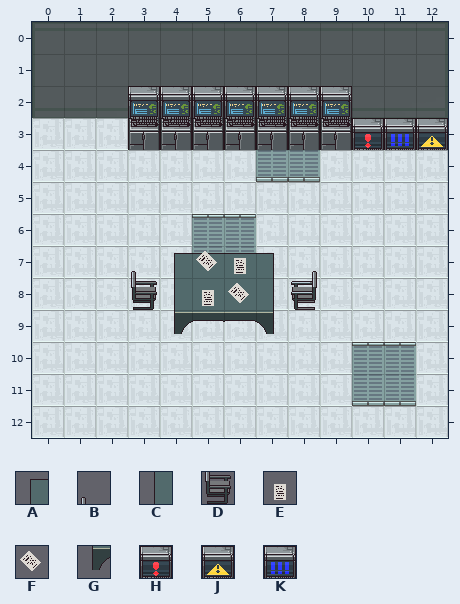
Tiled map -- android/assets/ProgBotsLevel3.tmx. That is the earlier state.
Cells are 32x32 px. Shown: x 0..12, y 0..12.
Key: from "ProgBotsFinalTileSet": A 0, B 3, C 16, D 19, E 21, F 22, G 32, H 75, J 139, K 140.
_ is an empty cell.
Layers that did not change in this view are not listed.
Layer "detalhesCenario" before, first column x 0:
 0 _____________
 1 _____________
 2 _____________
 3 __________HKJ
 4 _____________
 5 _____________
 6 _____________
 7 ___BAFE______
 8 ___DCEF______
 9 ____G________
10 _____________
11 _____________
12 _____________
After the commit:
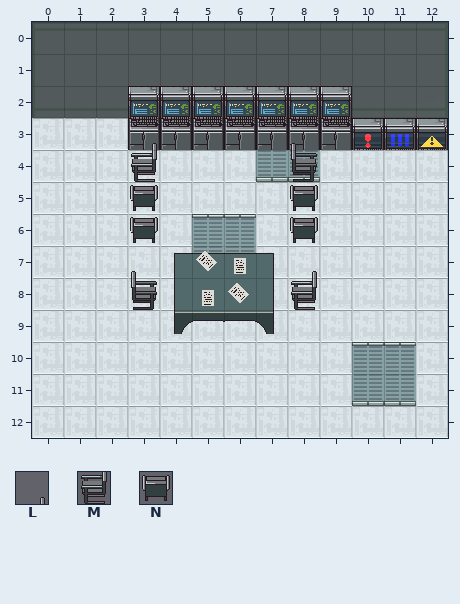
Further tiles: from "ProgBotsFinalTileSet": L 4, M 20, N 53.
The edit:
Layer "detalhesCenario":
The edit adds tile B in row 3 at x 8.
The edit adds tile D in row 4 at x 8.
The edit adds tile L in row 3 at x 3.
The edit adds tile M in row 4 at x 3.
The edit adds tile N in rows 5 to 6 at x 3 and 8.
Pixel boxes of the changes (left, top, right, bottom) in both pictures:
added: (130, 143, 158, 243)
added: (290, 143, 318, 243)
